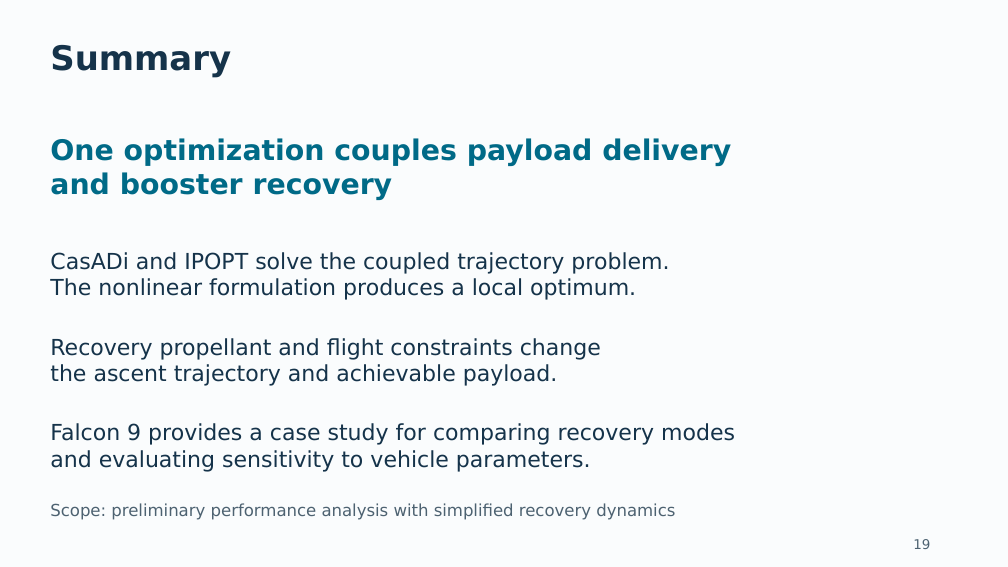
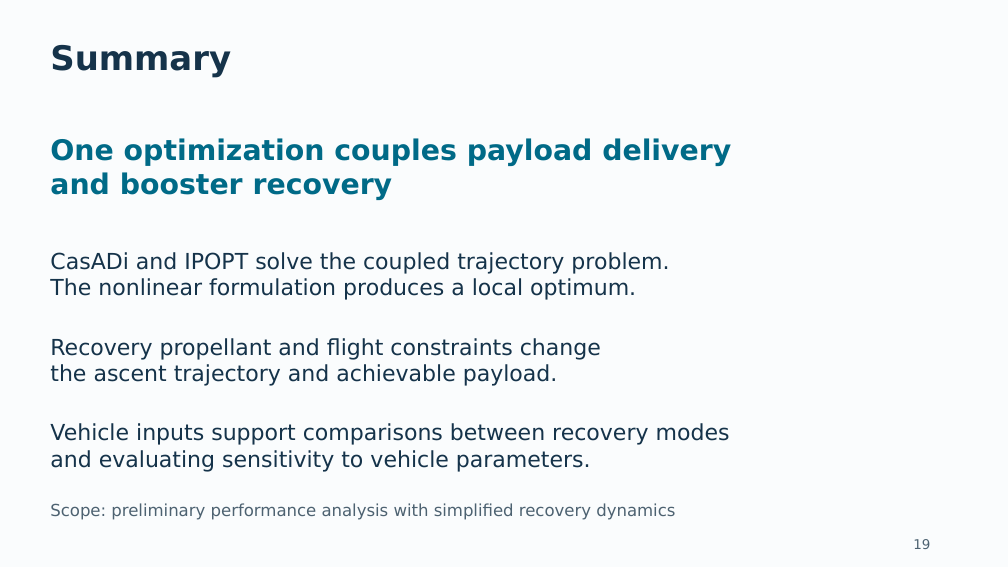
Before and after one commit to pukmark/LaunchVehicleOptimization, a slide deck: slide 19 of Launch_Vehicle_Optimization_GitHub_Current.pptx. Drawn at 1008x567 pixels with LibreOffice and Linux fonts; fonts in the diff are those of the drawing. Boxes give left, top, right and bottom in pixels: in the first picture for what was removed or moved away, otherwise in the second. Text is boxed around its words. In the diff, an @@ line names an element or a change of style, - is before the commit and + after.

```diff
--- a/Launch_Vehicle_Optimization_GitHub_Current.pptx
+++ b/Launch_Vehicle_Optimization_GitHub_Current.pptx
@@ text at <box>50,423,730,445</box>: text changed @@
-Falcon 9 provides a case study for comparing recovery modes
+Vehicle inputs support comparisons between recovery modes
```
Also in this commit, not shown: 17 other slides changed, 12 other files.
